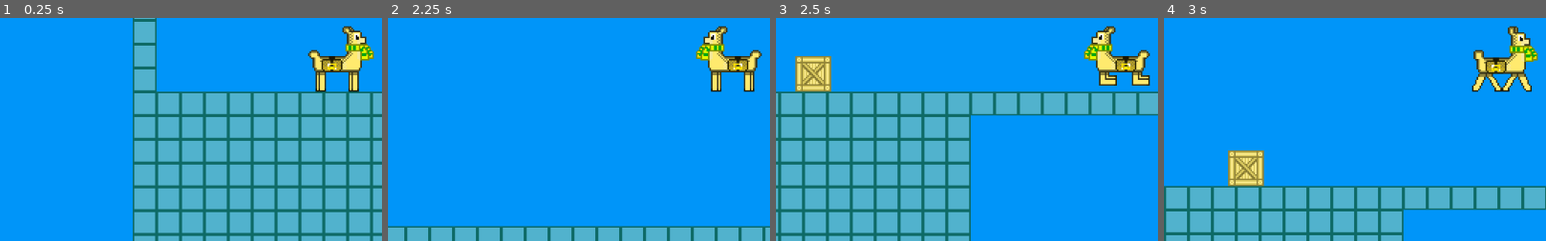
Above: before the commit, frames 1-4 (left to right).
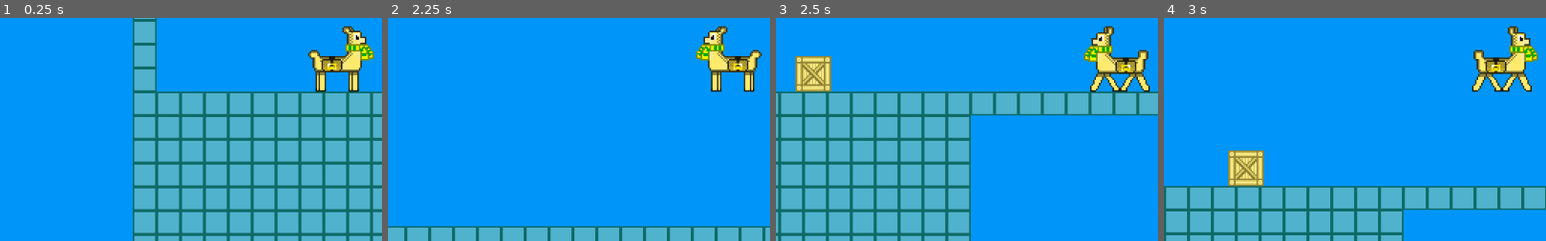
Above: after the commit, the same moments.

Repository: LeoDog896/Llama-Zips
Game: Godot game, scene res://Templates/LevelTemplate.tscn
Same seed, same stepped clock (60 frames per second), same inputs: the game is played once before the commit and once after it.
Inputs (mouse positions are % of the whole screen's width and height, from its top left):
- Up to frame 1 (0.25 s): no input
- Up to frame 2 (2.25 s): tap Enter at 0.5 s; move the mouse to (71, 53) at 0.52 s; hold Up (ui_up) 0.53-1.28 s; hold Right (ui_right) 0.53-2.03 s; click (71, 53) at 0.67 s; move the mouse to (30, 55) at 1.27 s; tap Up (ui_up) at 1.35, 1.52, 1.82 s; move the mouse to (60, 28) at 2.02 s; hold A (ui_left) from 2.03 s (still down); hold Up (ui_up) from 2.03 s (still down)
- Up to frame 3 (2.5 s): keep holding A (ui_left); keep holding Up (ui_up)
- Up to frame 4 (3 s): move the mouse to (45, 70) at 2.77 s; release A (ui_left) at 2.78 s; release Up (ui_up) at 2.78 s; hold Right (ui_right) from 2.78 s (still down); tap Up (ui_up) at 2.85 s; click (45, 70) at 2.92 s
The pictures show only the part of the screen within x 5-55%, y 41-91%; the shares and areas given below are measured in that part.

Frames 1-2 are identical in both runs. In frame 3, 1.9% of the frame differs, in the area x 80-98%, y 3-34%; in frame 4, nothing differs.

Commit message:
cant jump

Diff:
--- a/Utils/BindedPlayer.tscn
+++ b/Utils/BindedPlayer.tscn
@@ -17,14 +17,14 @@
 
 [sub_resource type="AtlasTexture" id=4]
 atlas = ExtResource( 2 )
+region = Rect2( 0, 44, 44, 44 )
+
+[sub_resource type="AtlasTexture" id=5]
+atlas = ExtResource( 2 )
 region = Rect2( 0, 0, 44, 44 )
 
-[sub_resource type="AtlasTexture" id=5]
+[sub_resource type="AtlasTexture" id=6]
 atlas = ExtResource( 3 )
-region = Rect2( 0, 44, 44, 44 )
-
-[sub_resource type="AtlasTexture" id=6]
-atlas = ExtResource( 2 )
 region = Rect2( 0, 44, 44, 44 )
 
 [sub_resource type="AtlasTexture" id=7]
@@ -38,20 +38,20 @@
 "name": "running",
 "speed": 15.0
 }, {
-"frames": [ SubResource( 4 ) ],
+"frames": [ SubResource( 4 ), SubResource( 5 ) ],
 "loop": true,
-"name": "standing",
-"speed": 5.0
+"name": "walking",
+"speed": 10.0
 }, {
-"frames": [ SubResource( 5 ) ],
+"frames": [ SubResource( 6 ) ],
 "loop": true,
 "name": "jumping",
 "speed": 5.0
 }, {
-"frames": [ SubResource( 6 ), SubResource( 7 ) ],
+"frames": [ SubResource( 7 ) ],
 "loop": true,
-"name": "walking",
-"speed": 10.0
+"name": "standing",
+"speed": 5.0
 } ]
 
 [node name="BindedPlayer" type="KinematicBody2D"]
--- a/Utils/Scripts/Player.gd
+++ b/Utils/Scripts/Player.gd
@@ -39,6 +39,8 @@
 	if Input.is_action_pressed("ui_up") and is_on_floor():
 		velocity.y = -610
 		sprite.play("jumping")
+		if not is_on_floor():
+			sprite.play("jumping")
 	elif is_on_floor():
 		velocity.y = 0
 	move_and_slide(velocity, Vector2(0, -1), false, 4, 0.785398, false)
@@ -55,7 +57,8 @@
 		sprite.set_flip_h(false)
 	if Input.is_action_pressed("ui_up") and is_on_floor():
 		velocity.y = -610
-		sprite.play("jumping")
+		if not is_on_floor():
+			sprite.play("jumping")
 
 func _input(event):
 	if event is InputEventKey and event.scancode == KEY_F11:
